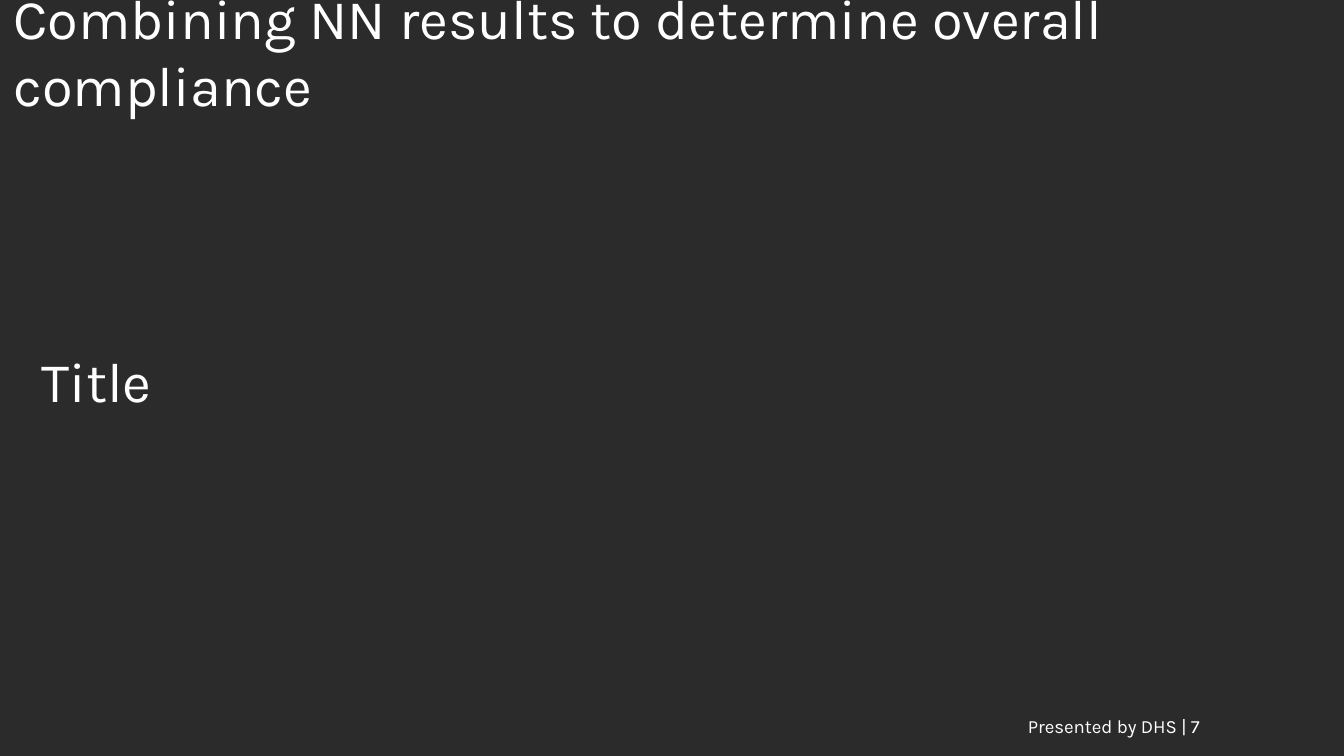
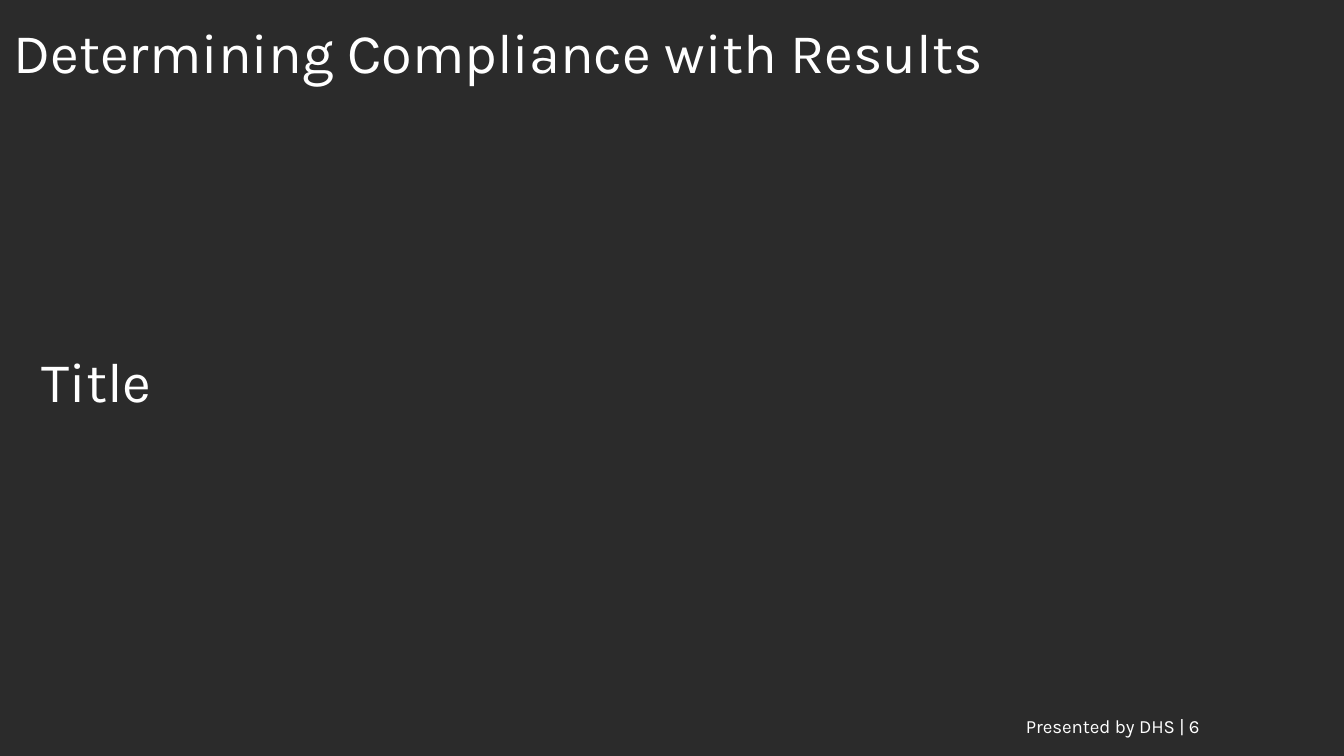
Before and after one commit to ethanmoscot/gao-ai, a slide deck: slide 6 of gao_ai_proposal.pptx (slide 7 before the commit). Drawn at 1344x756 pixels with LibreOffice and Linux fonts; fonts in the diff are those of the drawing; background and template pictures are left out; a plain dark background stands for a picture behind light text. Boxes give left, top, right and bottom in pixels: in the first picture for what was removed or moved away, otherwise in the second. Text is boxed around its words. In the diff, an @@ line names an element or a change of style, - is before the commit and + after.

```diff
--- a/gao_ai_proposal.pptx
+++ b/gao_ai_proposal.pptx
@@ title at (13, 34, 982, 87): text changed @@
-Combining NN results to determine overall compliance
+Determining Compliance with Results
@@ text at (1026, 720, 1200, 738): text changed @@
-Presented by DHS | 7
+Presented by DHS | 6
```
Also in this commit, not shown: 3 other slides changed, 1 slide added, 2 slides removed.
